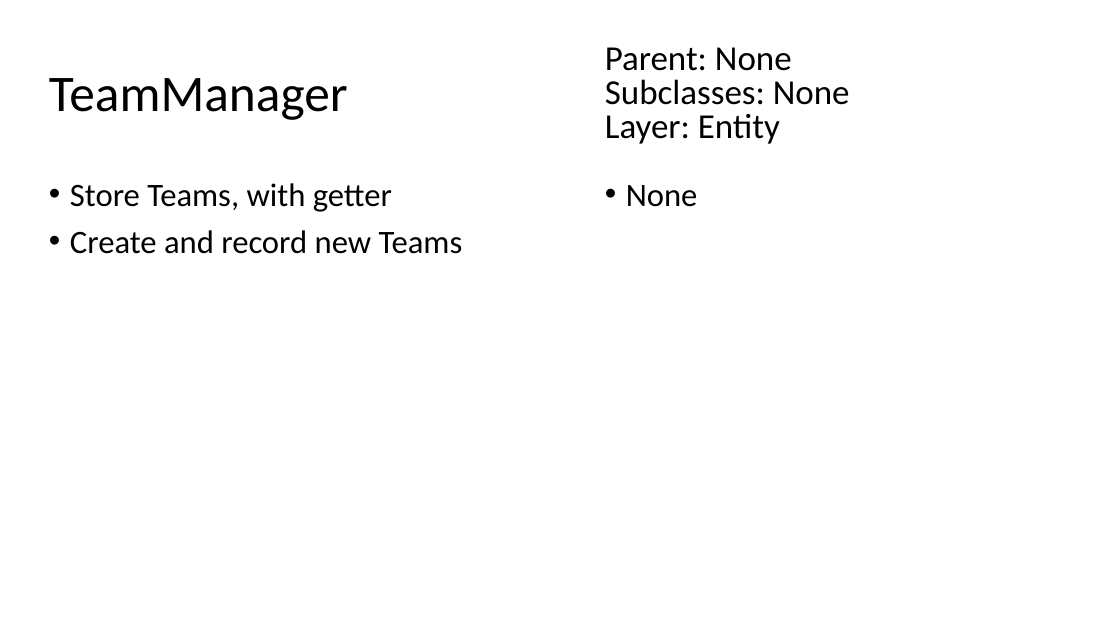
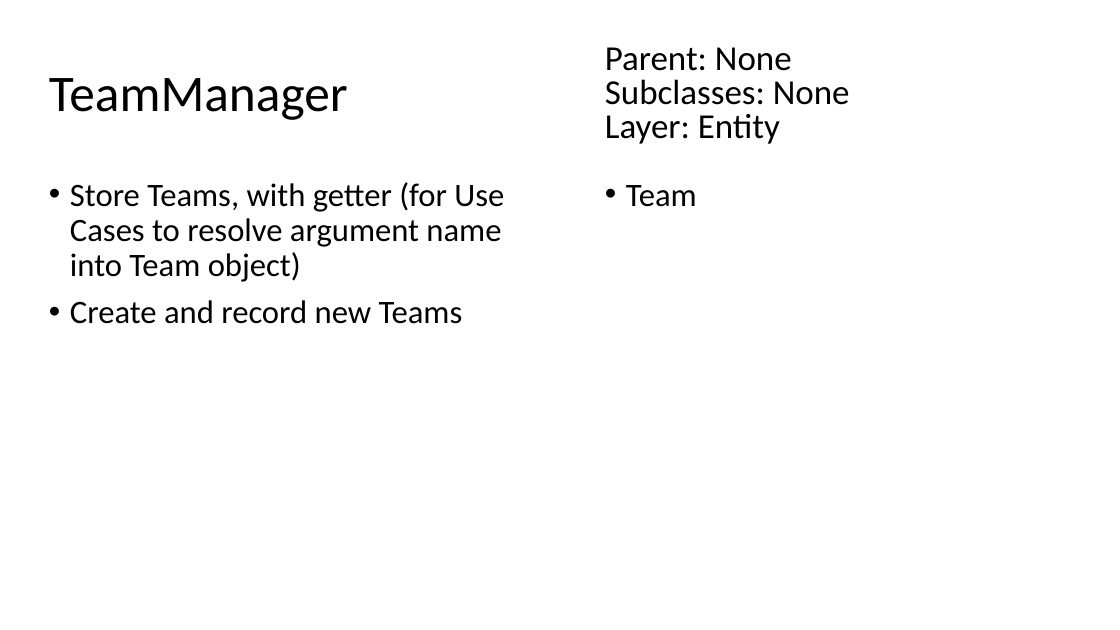
Before and after one commit to CSC207-UofT/course-project-sports-agents, a slide deck: slide 17 of IsaiahCRC.pptx (slide 16 before the commit). Drawn at 1120x630 pixels with LibreOffice and Linux fonts; fonts in the diff are those of the drawing. Boxes give left, top, right and bottom in pixels: in the first picture for what was removed or moved away, otherwise in the second. Text is boxed around its words. In the diff, an @@ line names an element or a change of style, - is before the commit and + after.

```diff
--- a/IsaiahCRC.pptx
+++ b/IsaiahCRC.pptx
@@ text at [70, 182, 504, 282]: text changed @@
-• Store Teams, with getter
+• Store Teams, with getter (for Use Cases to resolve argument name into Team object)
@@ text at [626, 185, 697, 207]: text changed @@
-• None
+• Team
```
Also in this commit, not shown: 9 other slides changed, 5 slides added.
